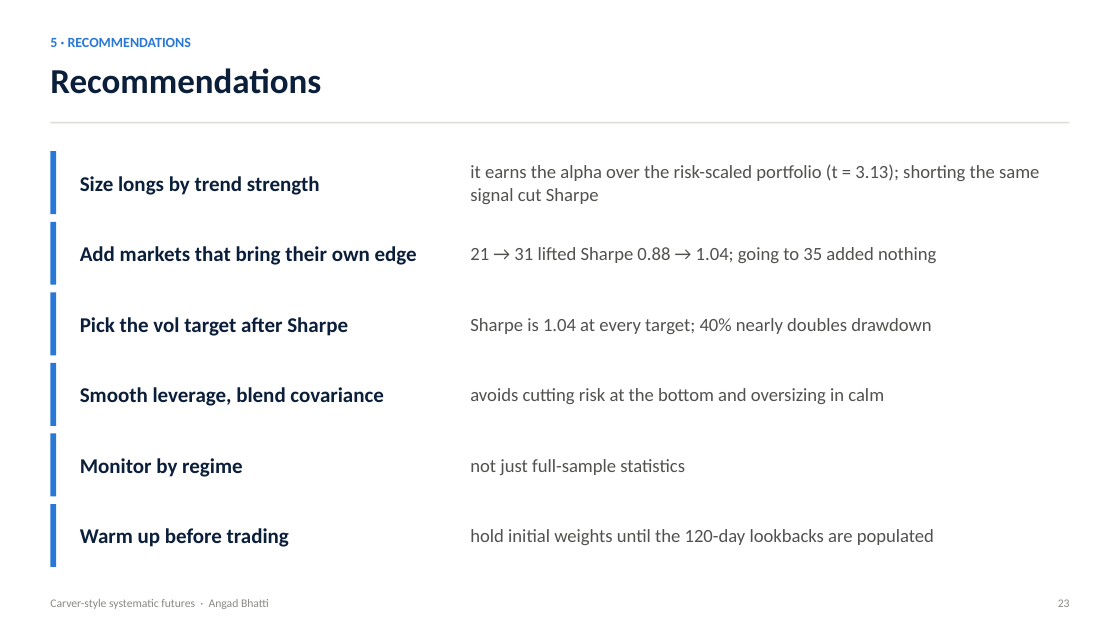
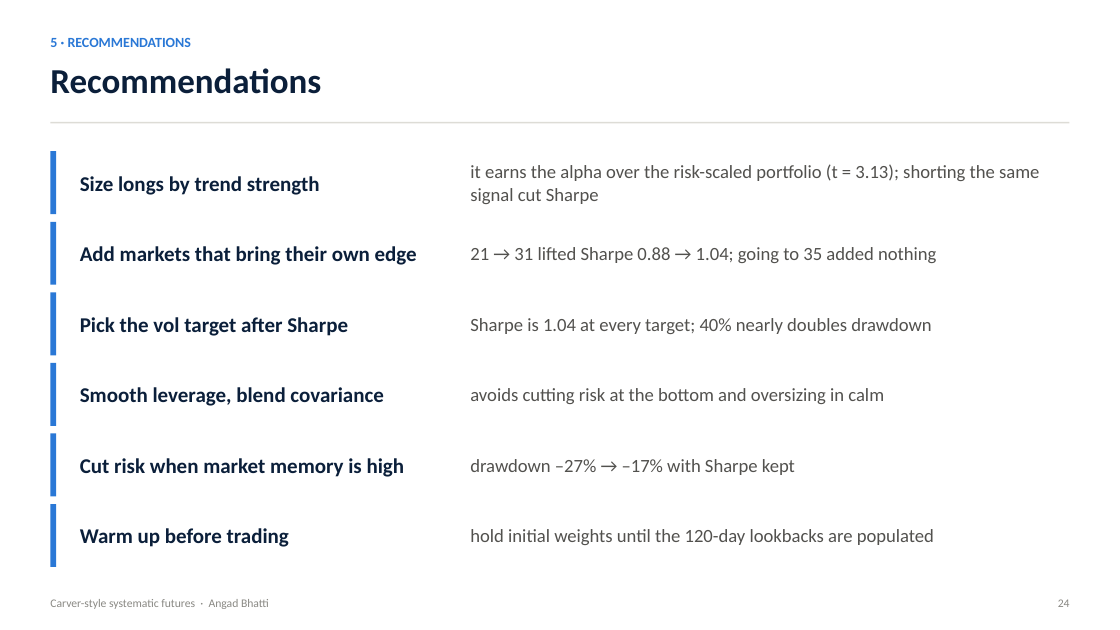
Before and after one commit to Abhatti-123123/carver, a slide deck: slide 24 of carver_presentation.pptx (slide 23 before the commit). Drawn at 1120x630 pixels with LibreOffice and Linux fonts; fonts in the diff are those of the drawing. Boxes give left, top, right and bottom in pixels: in the first picture for what was removed or moved away, otherwise in the second. Text is boxed around its words. In the diff, an @@ line names an element or a change of style, - is before the commit and + after.

```diff
--- a/carver_presentation.pptx
+++ b/carver_presentation.pptx
@@ text at [80, 458, 405, 477]: text changed @@
-Monitor by regime
+Cut risk when market memory is high
@@ text at [470, 459, 795, 475]: text changed @@
-not just full-sample statistics
+drawdown –27% → –17% with Sharpe kept
@@ text at [1058, 599, 1070, 607]: text changed @@
-23
+24
```
Also in this commit, not shown: 12 other slides changed, 2 slides added, 1 slide removed, 4 other files.
